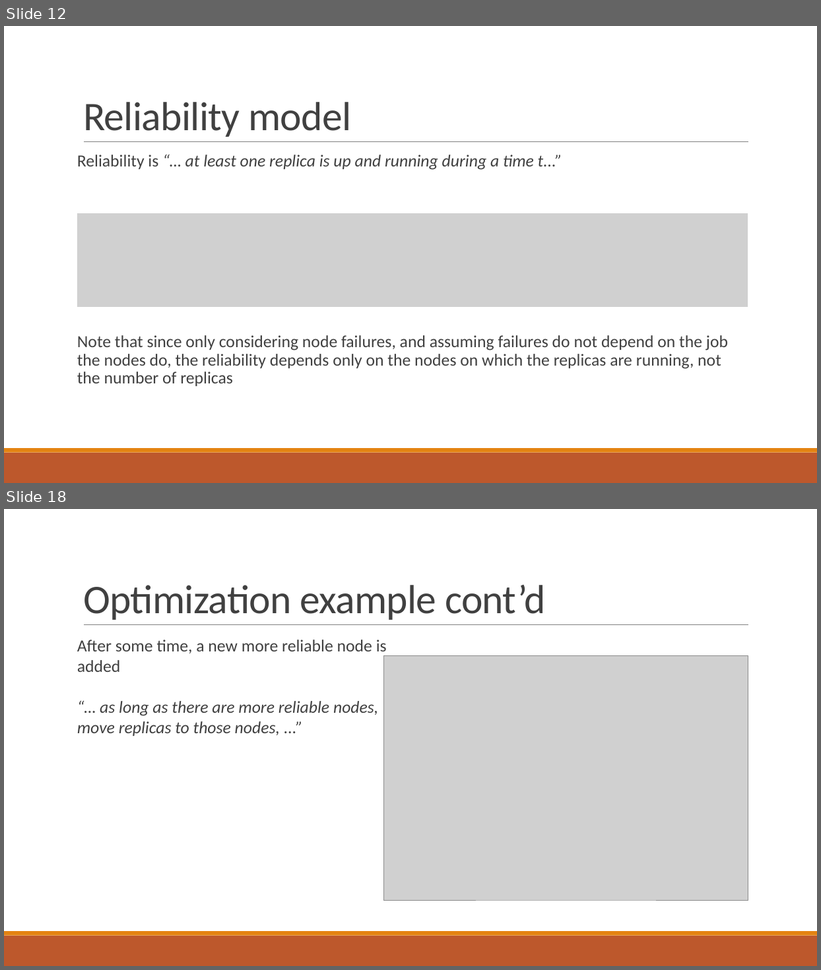
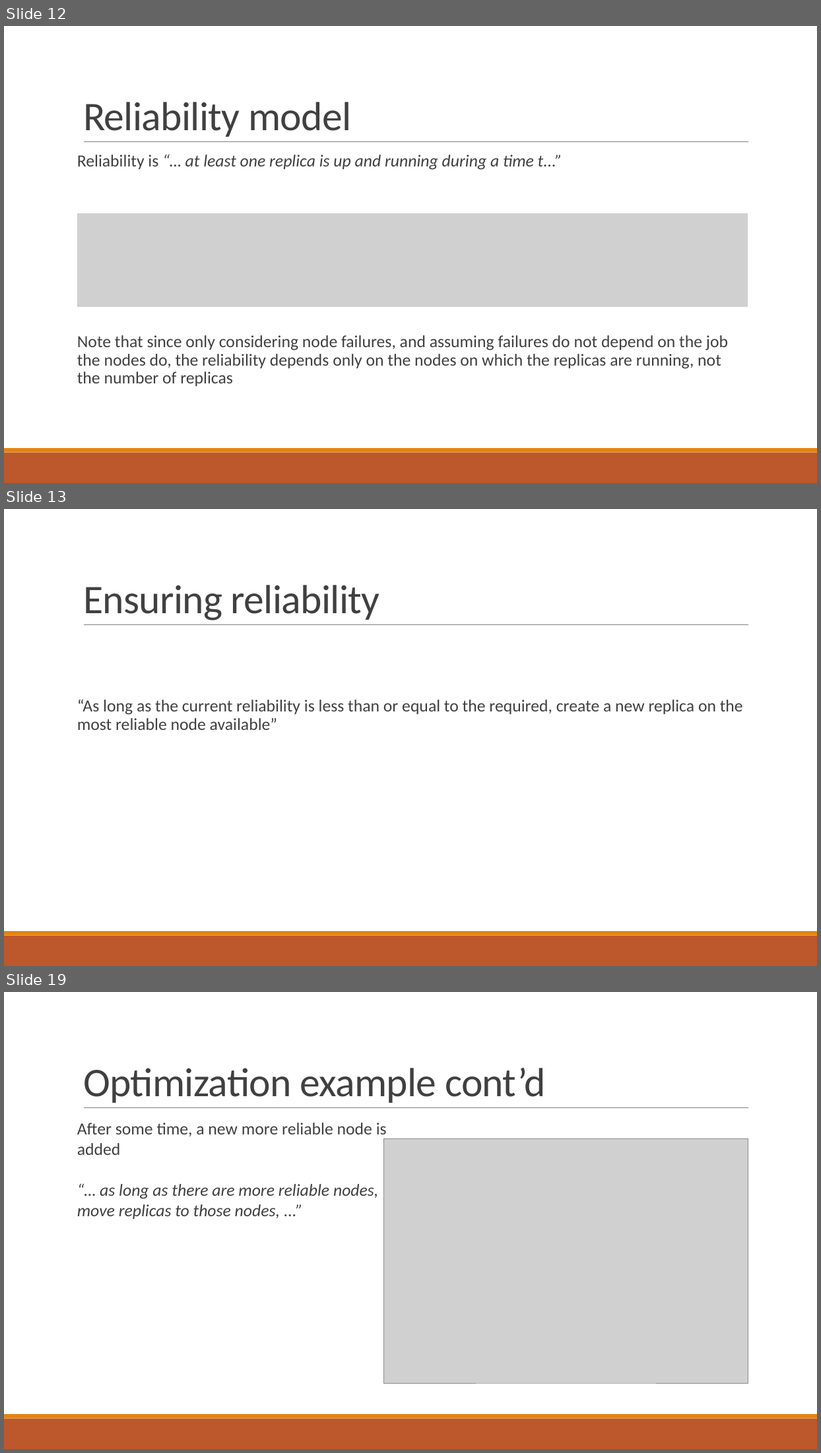
Before and after one commit to PStahl/master_thesis, a slide deck: presentation/presentation2.pptx. Shown one above the other, each under a label of ours: slides 12 and 18 before the commit, slides 12, 13 and 19 after it; the slides between them are not shown. The pictures are 821x970 and 821x1453 pixels, drawn with LibreOffice and Linux fonts; fonts in the diff are those of the drawing; grey boxes stand for pictures. Boxes give left, top, right and bottom in pixels: in the first picture for what was removed or moved away, otherwise in the second. Text is boxed around its words. In the diff, an @@ line names an element or a change of style, - is before the commit and + after.

```diff
--- a/presentation/presentation2.pptx
+++ b/presentation/presentation2.pptx
@@ slide 13 added at (4, 509, 817, 966), background #FFFFFF; not listed: 3 template elements that a slide beside it also shows @@
@@ title added at (83, 585, 380, 621), 48 pt, text #404040 @@
+Ensuring reliability
@@ text added at (77, 699, 743, 730), 20 pt, text #404040 @@
+“As long as the current reliability is less than or equal to the required, create a new replica on the most reliable node available”
@@ what was slide 18 is now slide 19 @@
```
Also in this commit, not shown: 11 slides changed.
